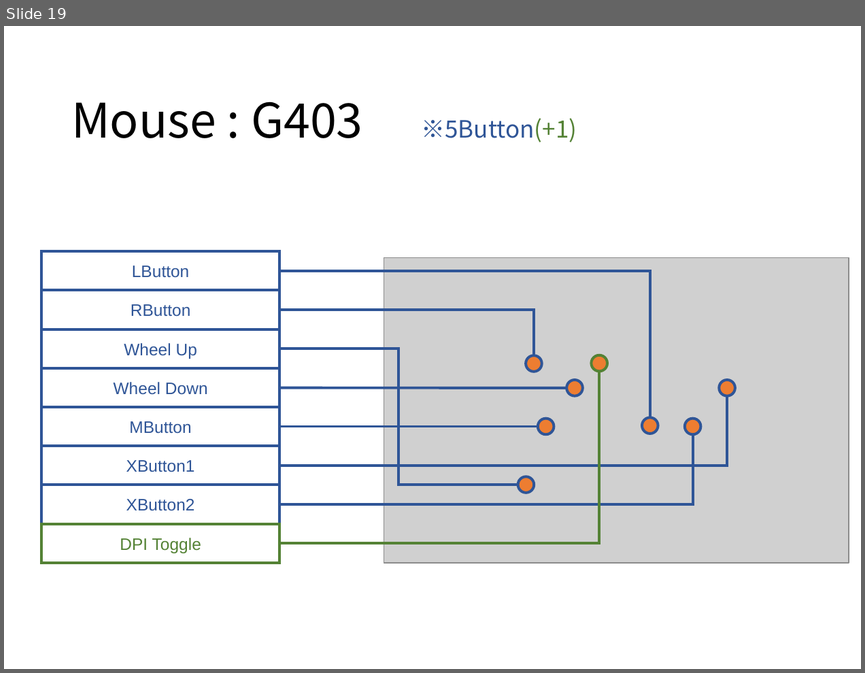
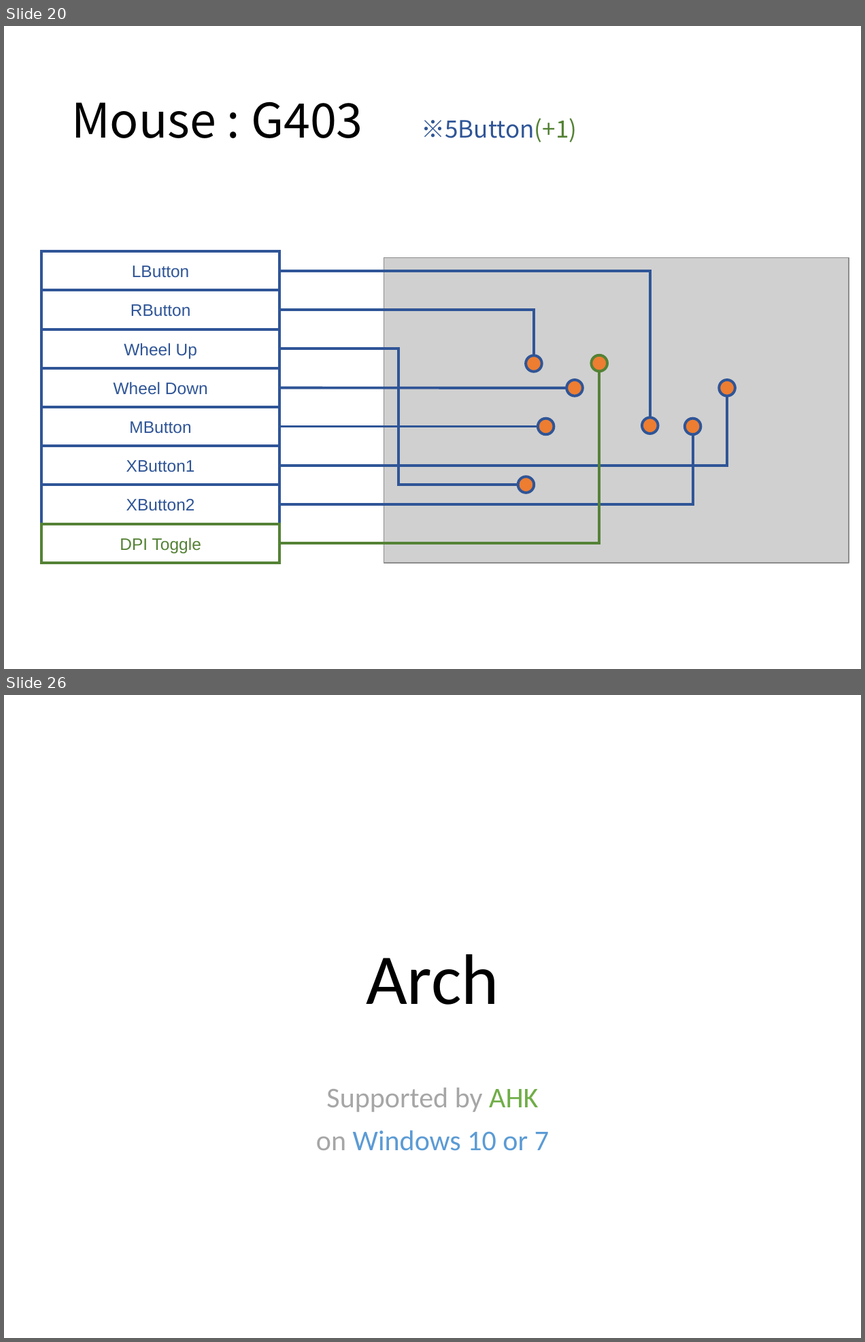
Before and after one commit to ittooo66/myAHK, a slide deck: MANUAL.pptx. Shown one above the other, each under a label of ours: slide 19 before the commit, slides 20 and 26 after it; the slides between them are not shown. The pictures are 865x673 and 865x1342 pixels, drawn with LibreOffice and Linux fonts; fonts in the diff are those of the drawing; grey boxes stand for pictures. Boxes give left, top, right and bottom in pixels: in the first picture for what was removed or moved away, otherwise in the second. Text is boxed around its words. In the diff, an @@ line names an element or a change of style, - is before the commit and + after.

```diff
--- a/MANUAL.pptx
+++ b/MANUAL.pptx
@@ slide 26 added at [4, 695, 861, 1338], background #FFFFFF @@
@@ title added at [366, 954, 498, 1004], 60 pt, text #000000 @@
+Arch
@@ subtitle added at [316, 1087, 549, 1151], 24 pt, text #A6A6A6 @@
+Supported by AHK
+on Windows 10 or 7
@@ what was slide 19 is now slide 20 @@
```
Also in this commit, not shown: 6 slides changed, 2 other slides added, 1 other file.
